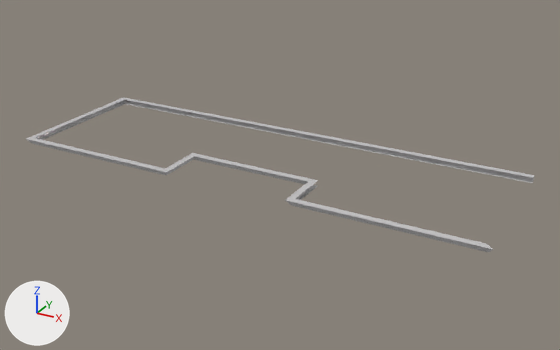
The FBX model Assets/fbxStorage/Buildings/Small3/BuildingSmall3_4.fbx: old version first, new version second.
One viewpoint serves both versions: a camera (50 mm lens) standing at (44.5, -77.6, 37.4) and looking at (1.8, 0.1, -1.5). Arrows for +X, +Y and +Z are at lower left; the lights stay in place.

In view in the first picture: 'BuildingSmall3_4'.
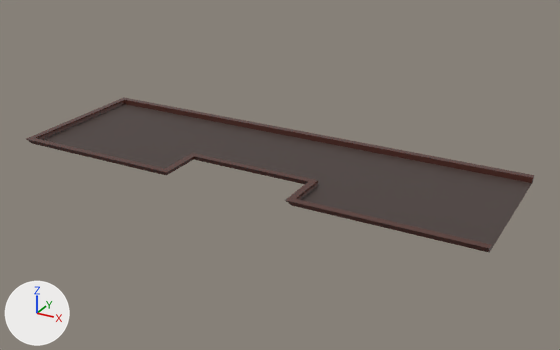
Changed parts and their boxes (x1, y1, x2, y2) in the pictures (560 x 350 px):
'BuildingSmall3_4', reshaped
    before: (26, 97, 535, 252)
    after: (26, 97, 535, 253)
part 1 of me_plane_044, built on
    before: (285, 199, 493, 252)
    after: (36, 100, 535, 253)
part 2 of me_plane_044, recoloured (grey to brown)
    both: (26, 97, 534, 252)

What changed in the scene script:
```text
Add mat_concrete8_mat:
    mat_concrete8_mat = principled_material('Concrete8_Mat')
    mat_concrete8_mat.base_color = (0.0857, 0.0277, 0.0203)  # brown #532e27
    mat_concrete8_mat.roughness = 0.0
Add mat_concrete2_mat:
    mat_concrete2_mat = principled_material('Concrete2_Mat')
    mat_concrete2_mat.base_color = (0.0637, 0.0429, 0.0379)  # brown #473a37
Change me_plane_044:
    used by ob_buildingsmall3_4; location = (0.0, 0.0, 0.0)
    remove me_plane_044.from_pydata(...)  # 113 vertices, 84 faces; spans x -30.8..30.8, y -10.0..10.0, z 0.0..0.7
    add me_plane_044.from_pydata(...)  # 113 vertices, 94 faces; spans x -30.8..30.4, y -10.0..10.0, z 0.0..0.7
    me_plane_044 part 1
    1 vertex is removed from x 30.0, y -9.2, z 0.0
    1 face is deleted
    3 vertices in x 30.8, y -10.0, z 0.6..0.7 move by (-0.4, 0.0, 0.0)
    7 vertices move from x 30.0..30.7, y -9.9..-9.2, z 0.2..0.7 to x 30.4, y -9.9..-9.2, z 0.2..0.7
    1 vertex is added at (30.4, -9.2, 0.0)
    10 new faces join them, mat_concrete8_mat (brown #532e27)
    1 new face joins them, mat_concrete2_mat (brown #473a37)
    me_plane_044 part 2: 83 faces spanning x -30.8..30.4, y -10.0..10.0, z 0.0..0.7 switch from mat_a_location (picture img_a_location_tex_jpg) to mat_concrete8_mat (brown #532e27)
    add me_plane_044.materials.append(mat_concrete2_mat)  # brown #473a37
```
